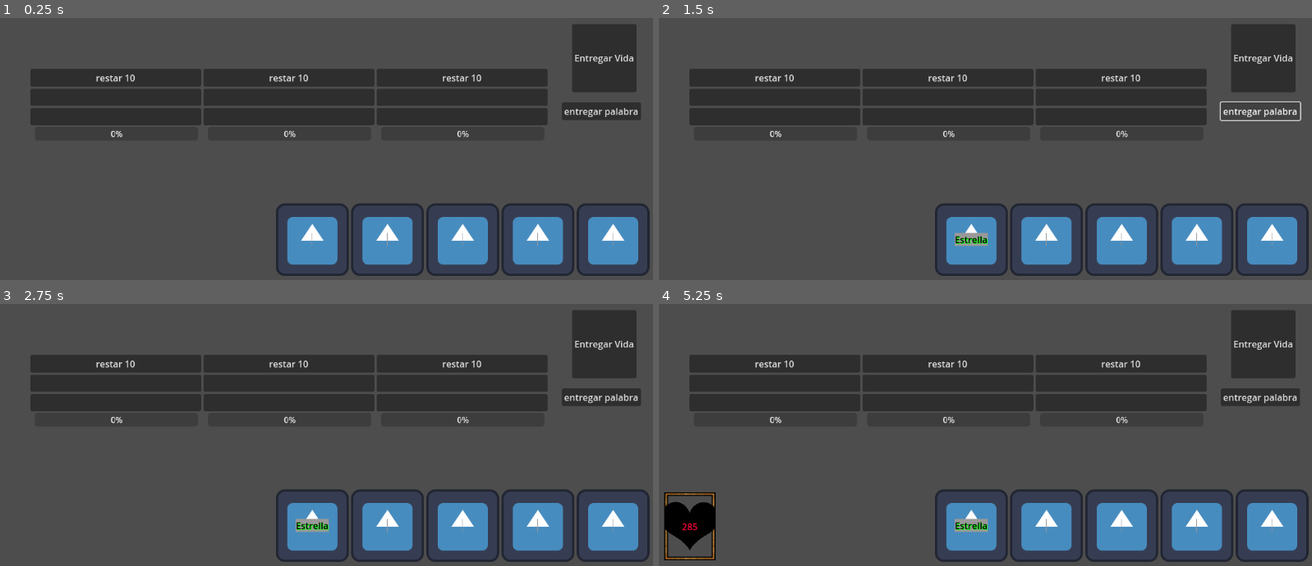
Above: before the commit, frames 1-4 (two rows, left to right).
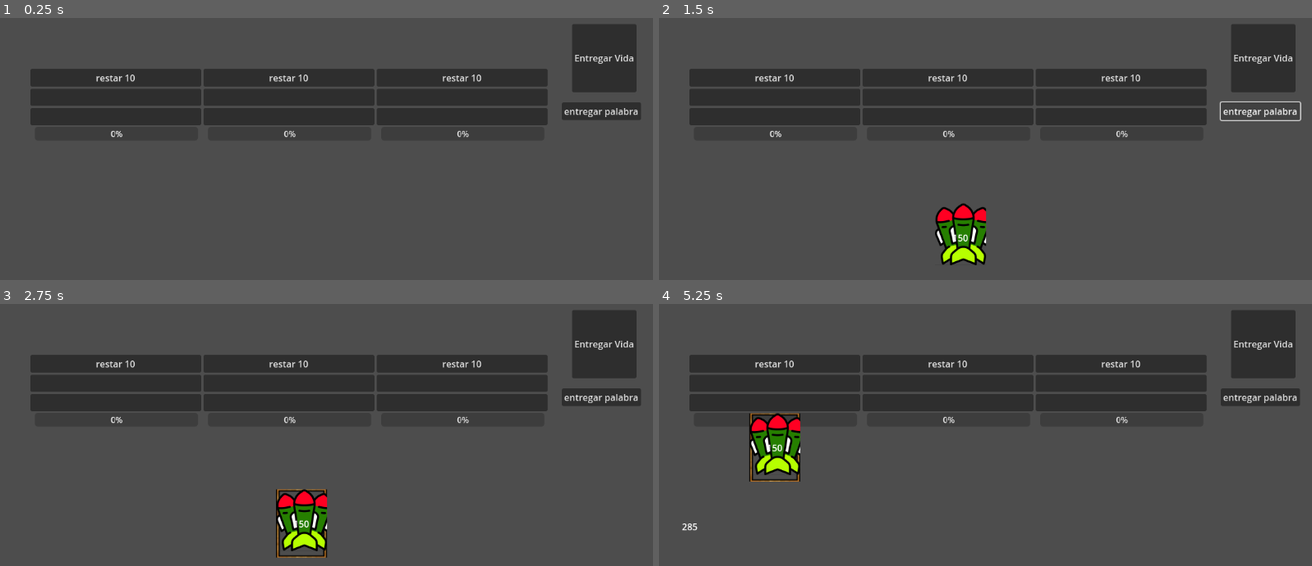
Above: after the commit, the same moments.

Repository: itnasll/ChatGalaxy
Game: Godot game, scene res://screen_jugador.tscn
The game is run twice, just before and just after one commit, with the same random seed, the same clock (stepped at 60 frames per second) and the same inputs. The engine's default icon, where the game draws it, is replaced by a stand-in: a white triangle on a blue panel in a dark square.
Inputs (mouse positions are in pixels of both pictures, inside the frame that each line leads up to):
- Up to frame 1 (0.25 s): no input
- Up to frame 2 (1.5 s): click (972, 240) at 0.52 s; click "entregar palabra" at 1.25 s
- Up to frame 3 (2.75 s): click (300, 524) at 2 s, where only the run after the commit has a clickable "150"
- Up to frame 4 (5.25 s): click "restar 10" at 2.75 s; click (776, 403) at 3.52 s; click "Entregar Vida" at 4.25 s; click (691, 526) at 5 s, where only the run after the commit has a clickable "285"

The runs differ from the first frame. In frame 1, 9.1% of the frame differs, in the area x 42-100%, y 70-99%; in frame 2, 9.5%; in frame 3, 9.7%; in frame 4, 12%, in the area x 0-100%, y 41-99%.

Commit message:
Mano y estados

Diff:
--- a/almacen.gd
+++ b/almacen.gd
@@ -1,10 +1,13 @@
 extends Node2D
-@onready var p_2 = $GridContainer/P2
-@onready var p_3 = $GridContainer/P3
-@onready var p_4 = $GridContainer/P4
-@onready var p_5 = $GridContainer/P5
-@onready var p_1 = $GridContainer/P1
+
+#@onready var p_1 = $Mano/P1
+@onready var pre_carta = preload("res://cartaVida.tscn")
 signal envioPalabra(argu:Node)
+var palabra_sel : Array
+enum EstadoSeleccionarCarta { SELECCIONADA, NOSELECCIONADA, DESHABILITADAS}
+enum EstadoRepartir { Estado1, Estado2 }
+var estadoRepartir = EstadoRepartir.Estado1
+var estadoSelCarta = EstadoSeleccionarCarta.NOSELECCIONADA
 var mazoP = [
 	'Perro', 'Casa', 'Jardín', 'Montaña', 'Libro', 'Computadora',
 	'Felicidad', 'Playa', 'Viaje', 'Amistad', 'Guitarra', 'Café',
@@ -12,6 +15,26 @@
 	'Mariposa', 'Silencio'
 ]
 # Called when the node enters the scene tree for the first time.
+
+func _process(_delta):
+	match estadoSelCarta:
+		EstadoSeleccionarCarta.SELECCIONADA:
+			for j in $Mano.get_children():
+				if j.estaSeleccionada:
+					var mi_textura = load("res://Gold_Border.png")
+					j.get_child(0).set_texture_normal(mi_textura)
+				else:
+					j.get_child(0).texture_normal = null
+					j.get_child(0).disabled = true
+			#el otro almacen deberia cambiar el estado a deshabilitadas
+		EstadoSeleccionarCarta.NOSELECCIONADA:
+			for j in $Mano.get_children():
+				j.get_child(0).texture_normal = null
+				j.get_child(0).disabled = false
+		EstadoSeleccionarCarta.DESHABILITADAS:
+			for j in $Mano.get_children():
+				j.get_child(0).texture_normal = null
+				j.get_child(0).disabled = true
 func _ready():
 	#$GridContainer/P1.connect("palabra_enviada",  Callable(self, "_on_palabra_enviada"))
 	pass
@@ -24,39 +47,23 @@
 
 
 func _on_entrega_palabra_pressed():
-	if p_1.get_node("Label").text == "":
-		p_1.get_node("Label").text = mazoP.pick_random()
-	elif p_2.get_node("Label").text == "":
-		p_2.get_node("Label").text = mazoP.pick_random()
-	elif p_3.get_node("Label").text == "":
-		p_3.get_node("Label").text = mazoP.pick_random()
-	elif p_4.get_node("Label").text == "":
-		p_4.get_node("Label").text = mazoP.pick_random()
-	elif p_5.get_node("Label").text == "":
-		p_5.get_node("Label").text = mazoP.pick_random()
+	var texture = preload("res://icono-de-ataque (Personalizado).png")
+	var cartaNueva = pre_carta.instantiate()
+	cartaNueva.get_child(0).get_node("Imagen").set_texture(texture)
+	cartaNueva.size.x = 90
+	cartaNueva.size.y = 10
+
+	cartaNueva.connect("enviaCarta",_on_botun_presed)
+	$Mano.add_child(cartaNueva)
+
+func _on_botun_presed(asd):
+#	print("carta tocada")
+#	print(self)
+#	print(asd)
+#	print(asd.estaSeleccionada)
+	if asd.estaSeleccionada:
+		asd.estaSeleccionada = false
+		estadoSelCarta = EstadoSeleccionarCarta.NOSELECCIONADA
 	else:
-		$EntregaPalabra.disabled = true
-
-func jugarPalabra(argu):
-	#crear un nodo label ingresar text argumento y devolverlo en la señal de este
-	var nLabel = Label.new()
-	nLabel.text = argu
-	emit_signal("envioPalabra", nLabel)
-
-
-func _on_p_1_palabra_enviada(argumento):
-	jugarPalabra(argumento)
-
-
-func _on_p_2_palabra_enviada(argumento):
-	jugarPalabra(argumento)
-
-func _on_p_3_palabra_enviada(argumento):
-	jugarPalabra(argumento)
-
-func _on_p_4_palabra_enviada(argumento):
-	jugarPalabra(argumento)
-
-
-func _on_p_5_palabra_enviada(argumento):
-	jugarPalabra(argumento)
+		asd.estaSeleccionada = true
+		estadoSelCarta = EstadoSeleccionarCarta.SELECCIONADA
--- a/almacen.tscn
+++ b/almacen.tscn
@@ -1,33 +1,17 @@
-[gd_scene load_steps=3 format=3 uid="uid://bp68dlxrj27if"]
+[gd_scene load_steps=2 format=3 uid="uid://bp68dlxrj27if"]
 
 [ext_resource type="Script" path="res://almacen.gd" id="1_2r8sq"]
-[ext_resource type="PackedScene" uid="uid://btvj5n0urnnn3" path="res://palabra.tscn" id="1_n63tb"]
 
 [node name="Almacen" type="Node2D"]
 script = ExtResource("1_2r8sq")
 
-[node name="GridContainer" type="GridContainer" parent="."]
+[node name="Mano" type="GridContainer" parent="."]
 custom_minimum_size = Vector2(600, 100)
 offset_left = 490.0
 offset_top = 513.0
 offset_right = 1146.0
 offset_bottom = 641.0
 columns = 5
-
-[node name="P1" parent="GridContainer" instance=ExtResource("1_n63tb")]
-layout_mode = 2
-
-[node name="P2" parent="GridContainer" instance=ExtResource("1_n63tb")]
-layout_mode = 2
-
-[node name="P3" parent="GridContainer" instance=ExtResource("1_n63tb")]
-layout_mode = 2
-
-[node name="P4" parent="GridContainer" instance=ExtResource("1_n63tb")]
-layout_mode = 2
-
-[node name="P5" parent="GridContainer" instance=ExtResource("1_n63tb")]
-layout_mode = 2
 
 [node name="EntregaPalabra" type="Button" parent="."]
 offset_left = 992.0
@@ -36,9 +20,4 @@
 offset_bottom = 366.0
 text = "entregar palabra"
 
-[connection signal="palabra_enviada" from="GridContainer/P1" to="." method="_on_p_1_palabra_enviada"]
-[connection signal="palabra_enviada" from="GridContainer/P2" to="." method="_on_p_2_palabra_enviada"]
-[connection signal="palabra_enviada" from="GridContainer/P3" to="." method="_on_p_3_palabra_enviada"]
-[connection signal="palabra_enviada" from="GridContainer/P4" to="." method="_on_p_4_palabra_enviada"]
-[connection signal="palabra_enviada" from="GridContainer/P5" to="." method="_on_p_5_palabra_enviada"]
 [connection signal="pressed" from="EntregaPalabra" to="." method="_on_entrega_palabra_pressed"]
--- /dev/null
+++ b/baseCarta.gd
@@ -0,0 +1,11 @@
+extends Node
+
+
+# Called when the node enters the scene tree for the first time.
+func _ready():
+	pass # Replace with function body.
+
+
+# Called every frame. 'delta' is the elapsed time since the previous frame.
+func _process(delta):
+	pass
--- a/carril.gd
+++ b/carril.gd
@@ -23,5 +23,23 @@
 
 
 func _on_esp_vida_pressed():
+	var almacen = get_node("../../Almacen/Mano")
+	for i in almacen.get_children():
+		print("enmano:", i)
+		if i.estaSeleccionada:
+			#var elel = almacen.get_node(i)
+			print("seleccionada", i)
+#			almacen.remove_child(i)
+#			var aasd = get_node("EspVida")
+#			aasd.add_child(i)
+			i.reparent($".")
+			print("asd__",i)
+	#print(almacen)
+	#print(self)
 	emit_signal("Slot_vida_pressed")
 	pass # Replace with function body.
+
+
+func _on_accion_pressed():
+	print($EspVida.get_child_count())
+	pass # Replace with function body.
--- a/carril.tscn
+++ b/carril.tscn
@@ -17,7 +17,7 @@
 custom_minimum_size = Vector2(300, 30)
 layout_mode = 2
 
-[node name="EspVida" type="Button" parent="." groups=["espaciosVidas"]]
+[node name="EspVida" type="Button" parent="."]
 custom_minimum_size = Vector2(300, 30)
 layout_mode = 2
 
@@ -32,6 +32,7 @@
 offset_right = 318.0
 offset_bottom = 27.0
 
+[connection signal="pressed" from="Accion" to="." method="_on_accion_pressed"]
 [connection signal="pressed" from="EspVida" to="." method="_on_esp_vida_pressed"]
 
 [editable path="Barra de Vida"]
--- a/cartaVida.gd
+++ b/cartaVida.gd
@@ -1,7 +1,9 @@
 extends CenterContainer
 signal enviaVida(argumento)
+signal enviaCarta(argumento)
 #crear una var @export para manejar el label que es la cantidad de vida
 # Called when the node enters the scene tree for the first time.
+@export var estaSeleccionada: bool = false
 func _ready():
 	pass # Replace with function body.
 
@@ -12,6 +14,12 @@
 	var palabra = $TextureButton/Label.text
 	#$TextureButton/Label.text = ""
 	#emit_signal("palabra_enviada", palabra)
-	emit_signal("enviaVida", palabra)
+	emit_signal("enviaVida", palabra)#cambiar a self a ver que pasa
+	emit_signal("enviaCarta",self)
 	#print(palabra, "hola")
 #	self.tree_exiting
+
+
+func _on_boton_pressed():
+	emit_signal("enviaCarta",self)
+	pass # Replace with function body.
--- a/cartaVida.tscn
+++ b/cartaVida.tscn
@@ -1,22 +1,25 @@
 [gd_scene load_steps=3 format=3 uid="uid://de8rjhmu5qmhv"]
 
 [ext_resource type="Script" path="res://cartaVida.gd" id="1_5gowm"]
-[ext_resource type="Texture2D" uid="uid://d1smi3vvvrt1k" path="res://corazon.svg" id="1_ii5jv"]
+[ext_resource type="Texture2D" uid="uid://db26mcb0u4kfs" path="res://red_Border.png" id="2_gwabl"]
 
 [node name="CartaVida" type="CenterContainer"]
 scale = Vector2(2.18739, 1.48528)
 script = ExtResource("1_5gowm")
 
-[node name="TextureButton" type="TextureRect" parent="."]
-modulate = Color(0.992157, 0, 0.219608, 1)
-self_modulate = Color(1, 0, 0, 1)
+[node name="Boton" type="TextureButton" parent="."]
+clip_contents = true
 custom_minimum_size = Vector2(90, 120)
 layout_mode = 2
-texture = ExtResource("1_ii5jv")
-expand_mode = 1
+texture_disabled = ExtResource("2_gwabl")
 stretch_mode = 6
 
-[node name="Label" type="Label" parent="TextureButton"]
+[node name="Imagen" type="TextureRect" parent="Boton"]
+layout_mode = 0
+offset_right = 40.0
+offset_bottom = 40.0
+
+[node name="Label" type="Label" parent="Boton"]
 layout_mode = 1
 anchors_preset = 8
 anchor_left = 0.5
@@ -32,3 +35,5 @@
 text = "150"
 horizontal_alignment = 1
 vertical_alignment = 1
+
+[connection signal="pressed" from="Boton" to="." method="_on_boton_pressed"]
--- a/screen_jugador.gd
+++ b/screen_jugador.gd
@@ -104,7 +104,7 @@
 			print("tiene")
 			print(i.get_child_count())
 			var EsI = escena_instanciada.instantiate()
-			EsI.get_node("TextureButton/Label").text = str(vida1.pick_random())
+			EsI.get_node("Boton/Label").text = str(vida1.pick_random())
 			EsI.scale.x= 1
 			EsI.scale.y= 1
 			i.add_child(EsI)
Binary file added: icono-de-ataque (Personalizado).png
Not shown, added: icono-de-ataque (Personalizado).png.import
Binary file added: icono-de-ataque.jpg
Not shown, added: icono-de-ataque.jpg.import
Binary file added: icono-de-ataque.png
Not shown, added: icono-de-ataque.png.import
